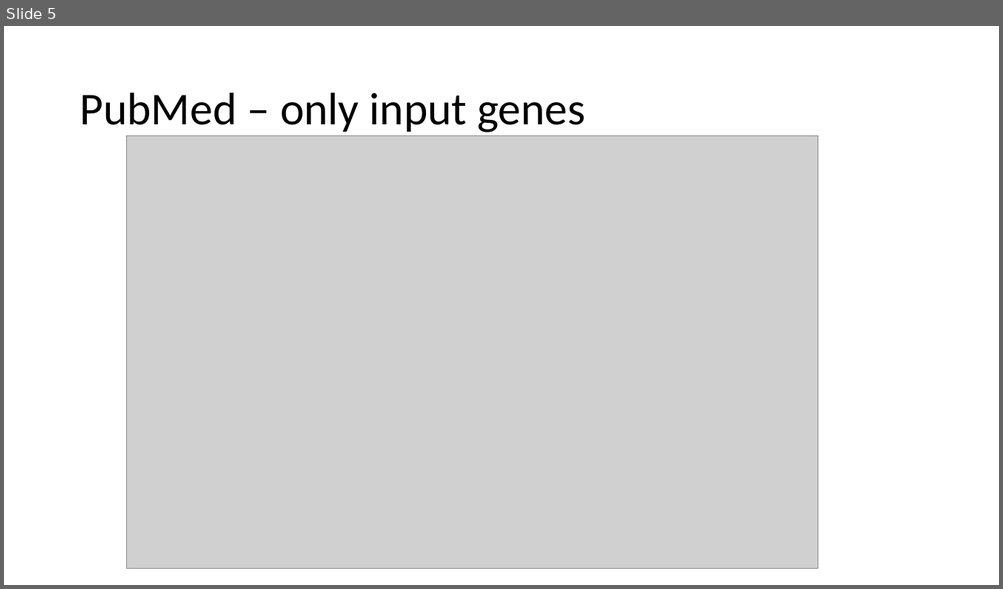
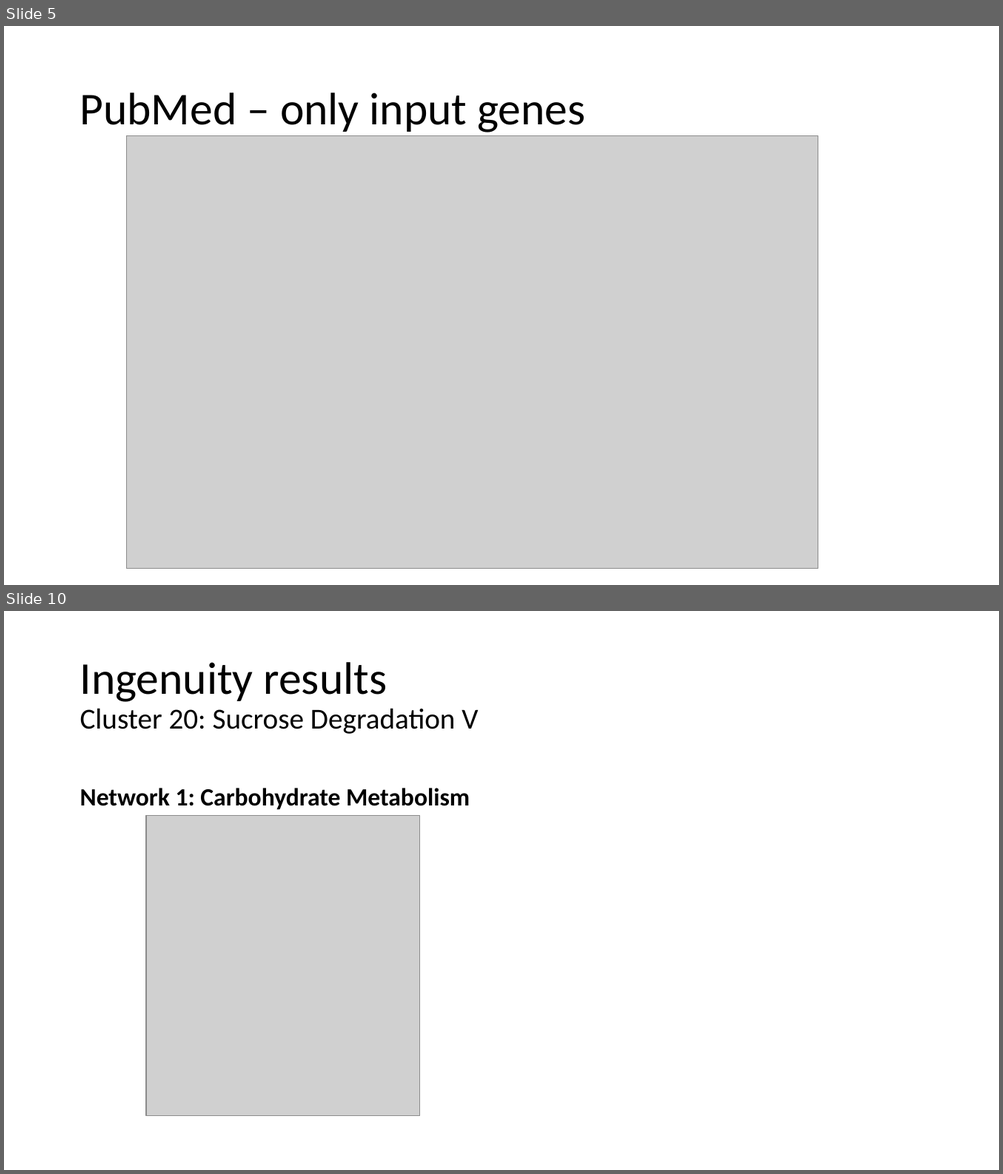
Before and after one commit to dyaom/REHS-2019, a slide deck: all the important files.pptx. Shown one above the other, each under a label of ours: slide 5 before the commit, slides 5 and 10 after it; the slides between them are not shown. The pictures are 1003x589 and 1003x1174 pixels, drawn with LibreOffice and Linux fonts; fonts in the diff are those of the drawing; grey boxes stand for pictures. Boxes give left, top, right and bottom in pixels: in the first picture for what was removed or moved away, otherwise in the second. Text is boxed around its words. In the diff, an @@ line names an element or a change of style, - is before the commit and + after.

Commit message:
finishing up update ppt, some image modifications

```diff
--- a/all the important files.pptx
+++ b/all the important files.pptx
@@ slide 10 added at (4,611,999,1170), background #FFFFFF @@
@@ title added at (80,662,478,734), 28 pt, text #000000 @@
+Ingenuity results
+Cluster 20: Sucrose Degradation V
@@ text added at (80,788,469,810), 24 pt, text #000000, bold @@
+Network 1: Carbohydrate Metabolism
@@ picture added at (146,815,420,1116) @@
```
Also in this commit, not shown: 2 slides changed, 4 other slides added, 1 slide removed, 5 other files.
